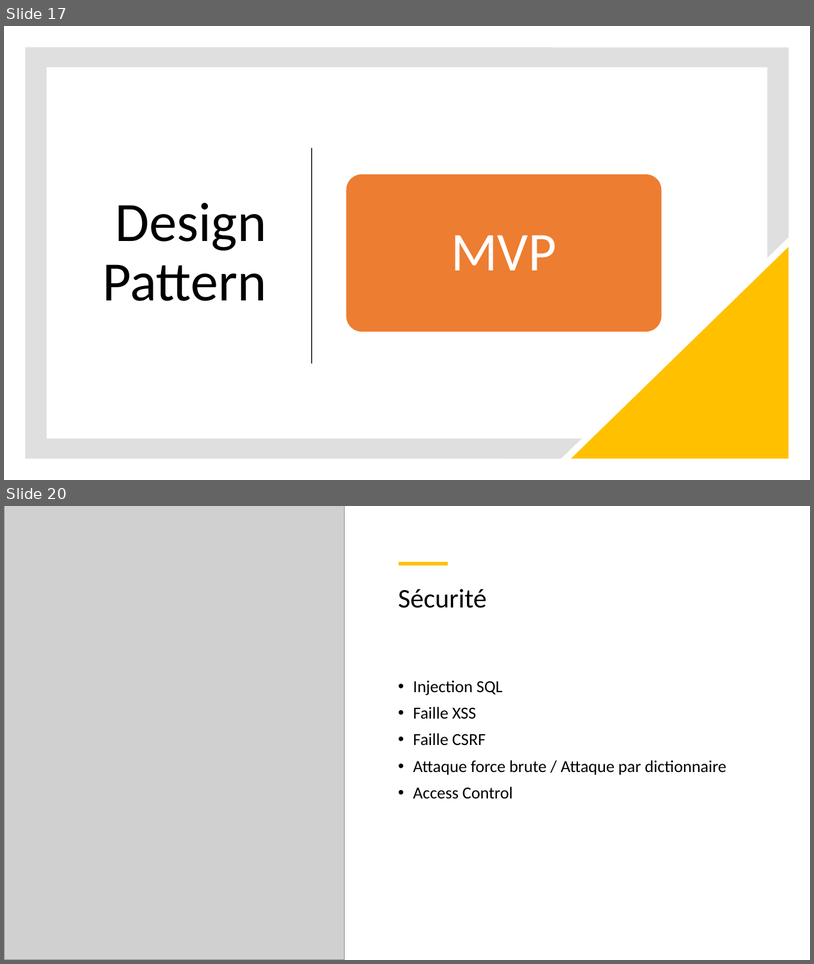
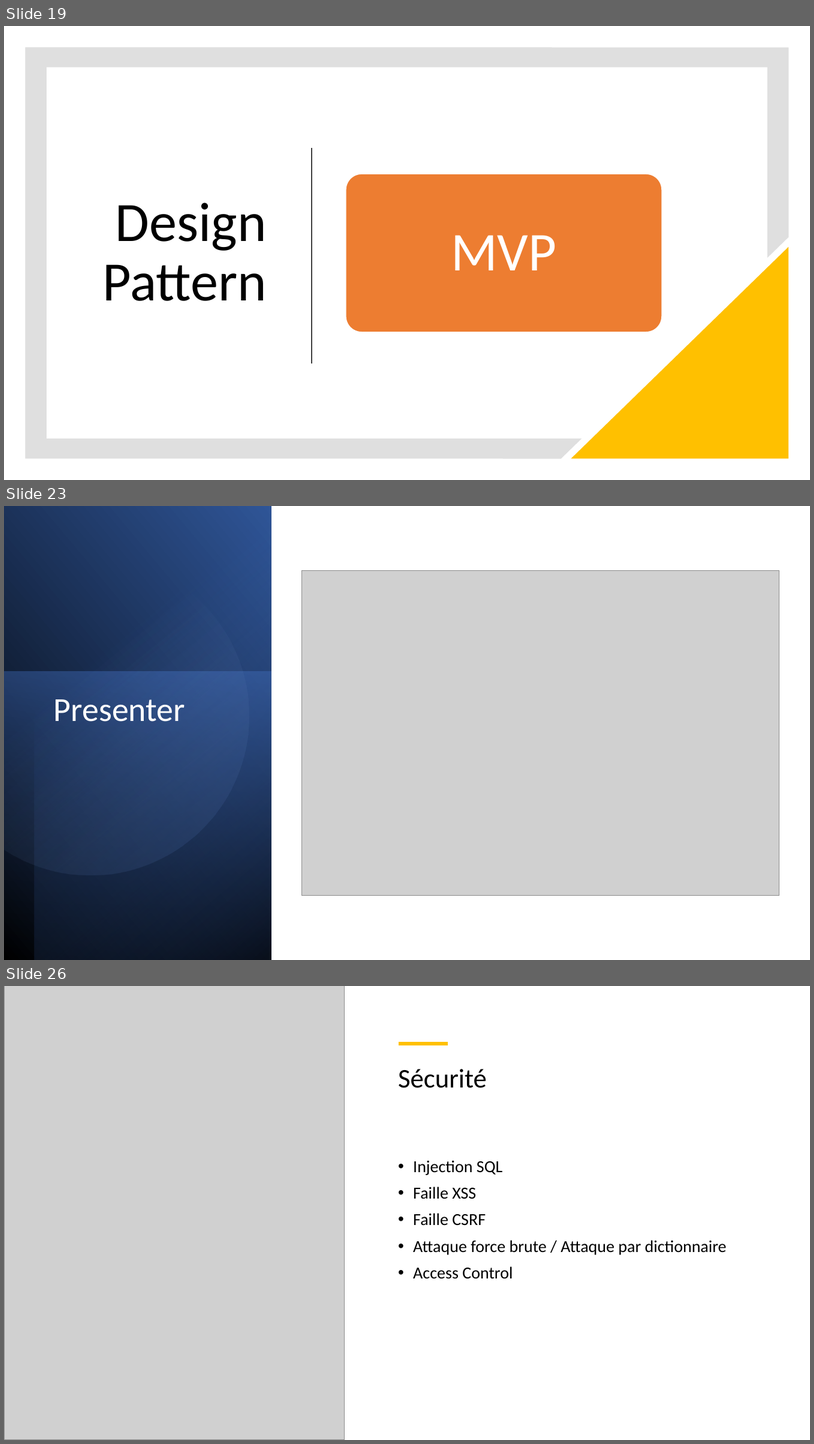
Before and after one commit to KrouriB/ProjetFightingGame, a slide deck: The Litlle Fighting.pptx. Shown one above the other, each under a label of ours: slides 17 and 20 before the commit, slides 19, 23 and 26 after it; the slides between them are not shown. The pictures are 814x964 and 814x1444 pixels, drawn with LibreOffice and Linux fonts; fonts in the diff are those of the drawing; grey boxes stand for pictures. Boxes give left, top, right and bottom in pixels: in the first picture for what was removed or moved away, otherwise in the second. Text is boxed around its words. In the diff, an @@ line names an element or a change of style, - is before the commit and + after.

```diff
--- a/The Litlle Fighting.pptx
+++ b/The Litlle Fighting.pptx
@@ slide 23 added at [4,506,810,960], background #FFFFFF @@
@@ rectangle added at [4,506,272,960], fill gradient #000000 to #2F5597 @@
@@ rectangle added at [34,506,272,960], fill gradient #000000 to #4472C4 @@
@@ freeform shape added at [4,537,278,903], fill gradient #8FAADC to #2F5597 @@
@@ picture added at [302,570,780,895] @@
@@ rectangle added at [4,672,272,960], fill gradient #4472C4 to #203864 @@
@@ title added at [54,699,185,721], 40 pt, text #FFFFFF @@
+Presenter
@@ what was slide 17 is now slide 19 @@
@@ what was slide 20 is now slide 26 @@
```
Also in this commit, not shown: 2 slides changed, 7 other slides added, 2 slides removed, 1 other file.
